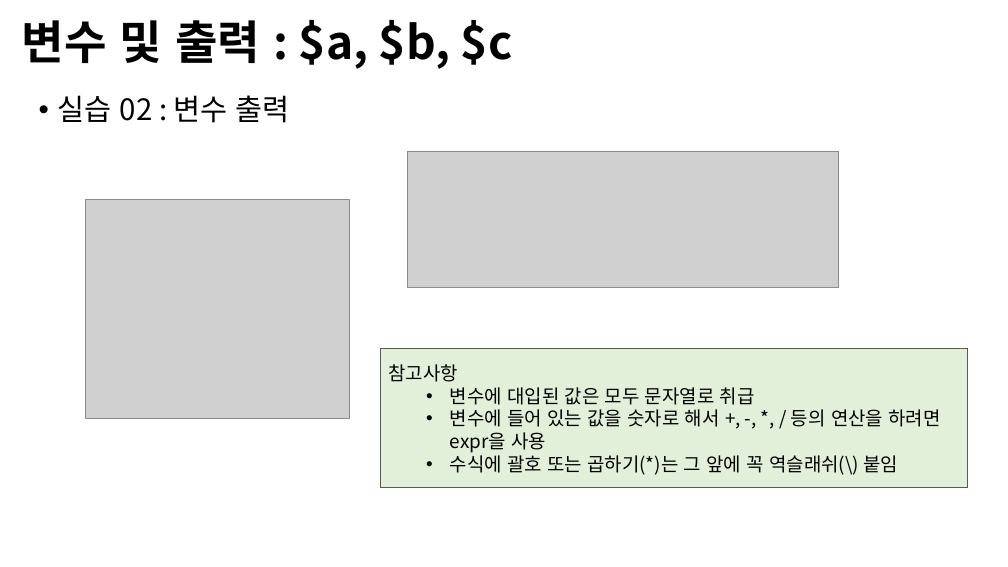
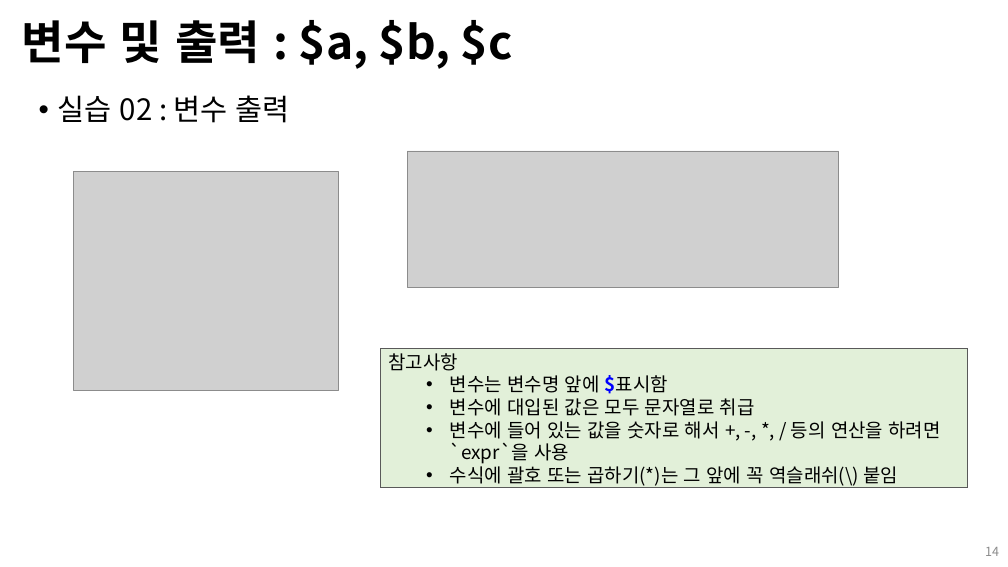
Before and after one commit to Open-Source-Programming/OpenSource-Lec, a slide deck: slide 14 of 03-shell_script_1.pptx (slide 12 before the commit). Drawn at 1008x567 pixels with LibreOffice and Linux fonts; fonts in the diff are those of the drawing; grey boxes stand for pictures; background and template pictures are left out. Boxes give left, top, right and bottom in pixels: in the first picture for what was removed or moved away, otherwise in the second. Text is boxed around its words. In the diff, an @@ line names an element or a change of style, - is before the commit and + after.

```diff
--- a/03-shell_script_1.pptx
+++ b/03-shell_script_1.pptx
@@ picture: place and size @@
-picture at <box>85,200,350,418</box>
+picture at <box>74,172,339,390</box>
@@ text in rectangle at <box>450,375,668,394</box>: paragraph added @@
+  • 변수는 변수명 앞에 $표시함
@@ text in rectangle at <box>450,421,940,464</box>: text changed @@
-  • 변수에 들어 있는 값을 숫자로 해서 +, -, *, / 등의 연산을 하려면 expr을 사용
+  • 변수에 들어 있는 값을 숫자로 해서 +, -, *, / 등의 연산을 하려면 `expr`을 사용
@@ page number added at <box>985,547,999,556</box>, 12 pt, text #8C8C8C @@
+14
```
Also in this commit, not shown: 11 other slides changed, 20 slides added, 9 other files.
